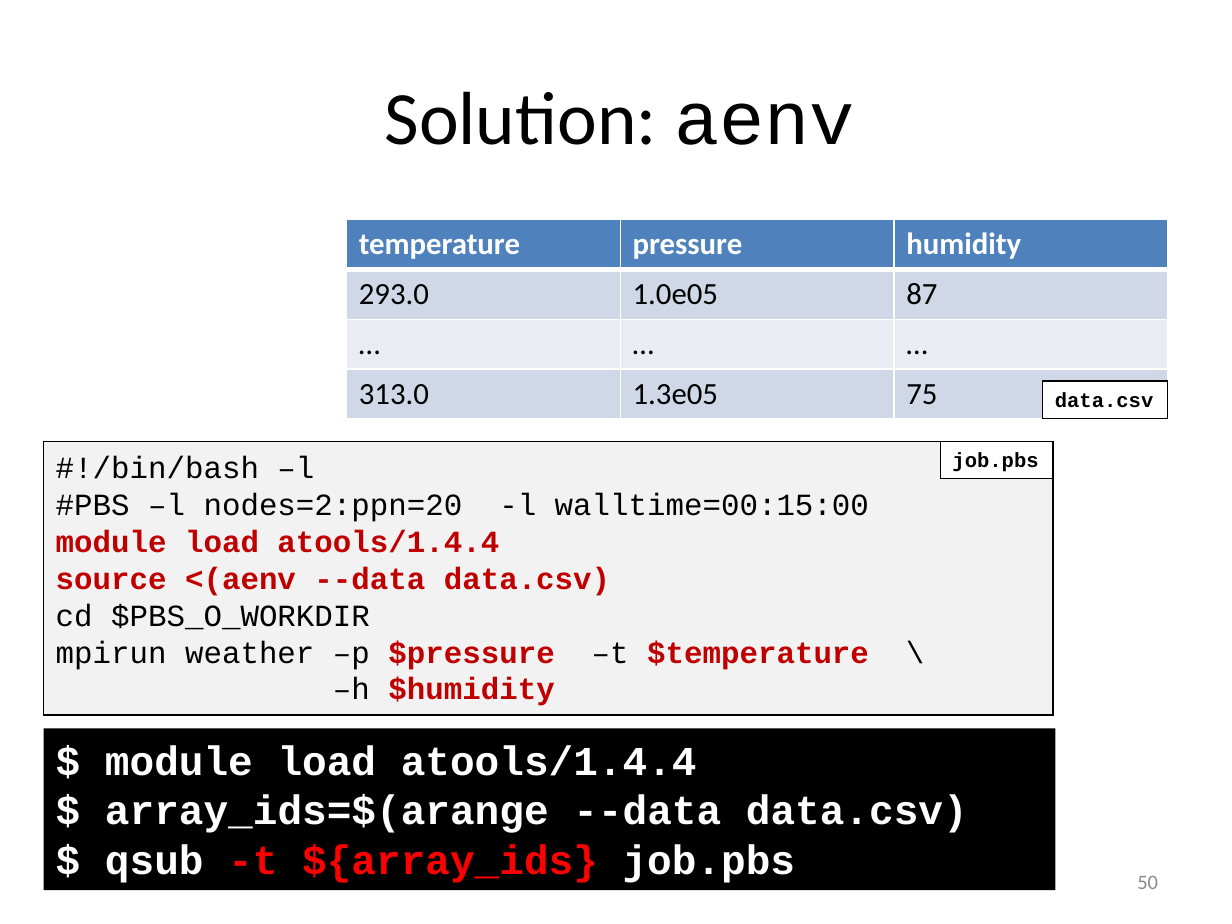
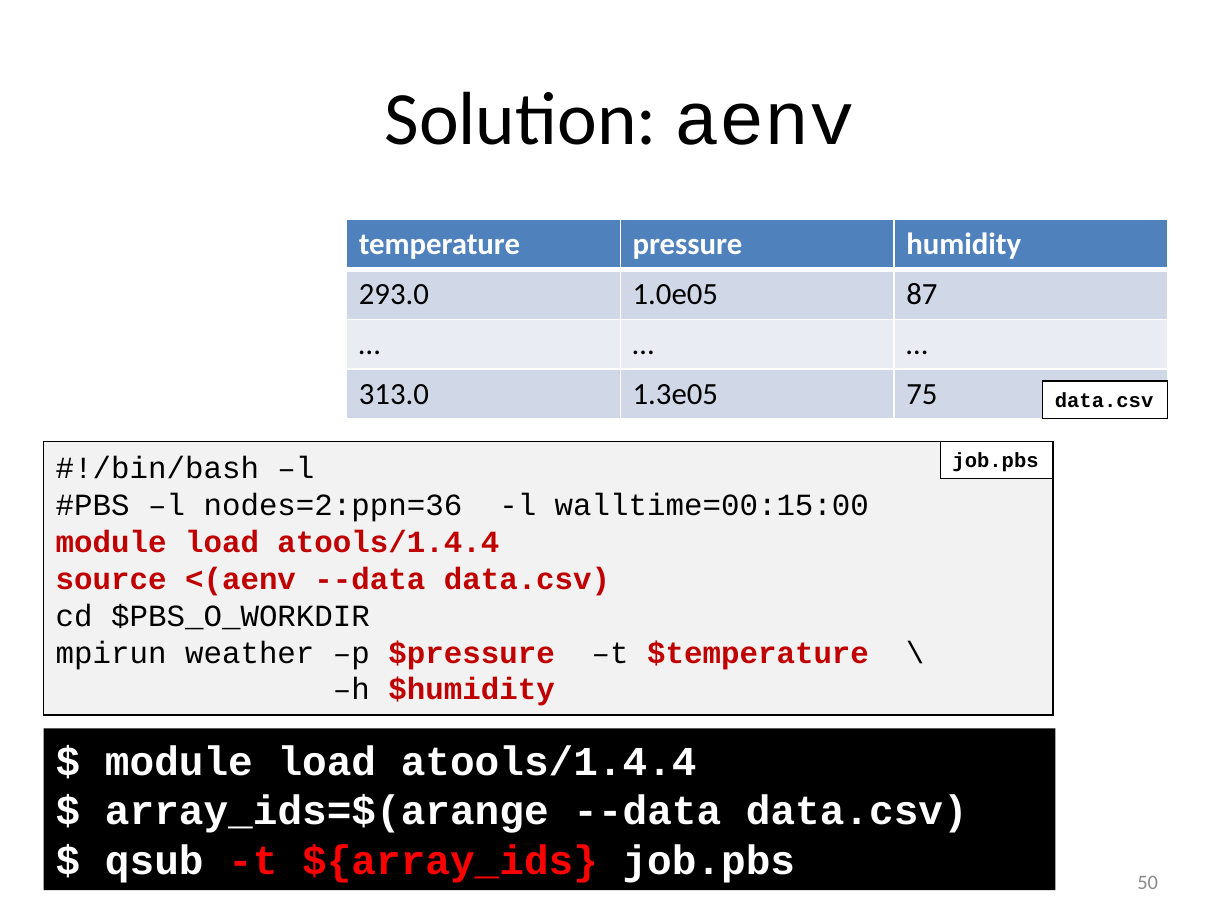
Before and after one commit to gjbex/worker-and-atools, a slide deck: slide 50 of worker_atools.pptx. Drawn at 1232x924 pixels with LibreOffice and Linux fonts; fonts in the diff are those of the drawing. Boxes give left, top, right and bottom in pixels: in the first picture for what was removed or moved away, otherwise in the second. Text is boxed around its words. In the diff, an @@ line names an element or a change of style, - is before the commit and + after.

```diff
--- a/worker_atools.pptx
+++ b/worker_atools.pptx
@@ text in rectangle at box(56, 493, 869, 522): text changed @@
-#PBS –l nodes=2:ppn=20 -l walltime=00:15:00
+#PBS –l nodes=2:ppn=36 -l walltime=00:15:00
```
Also in this commit, not shown: 9 other slides changed.
